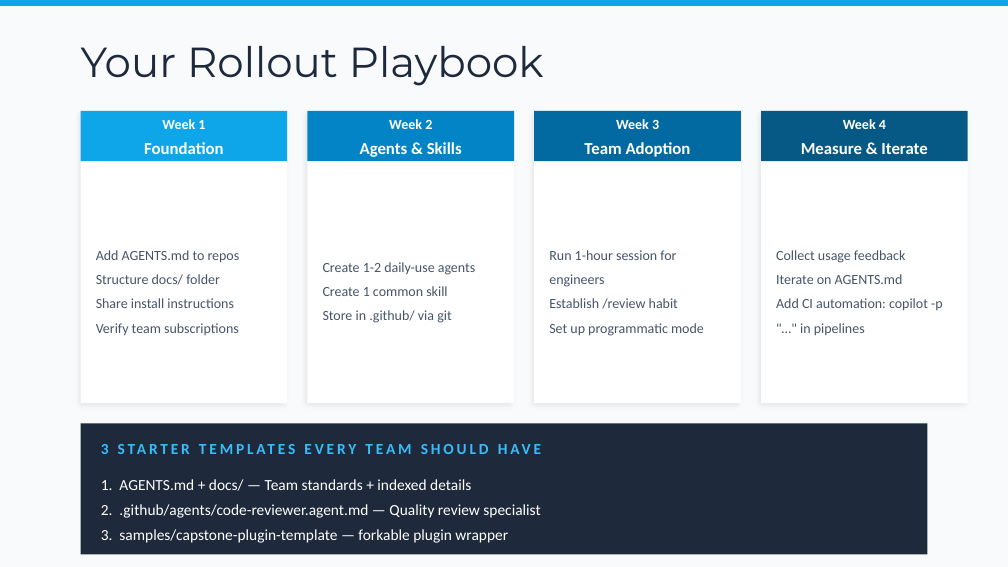
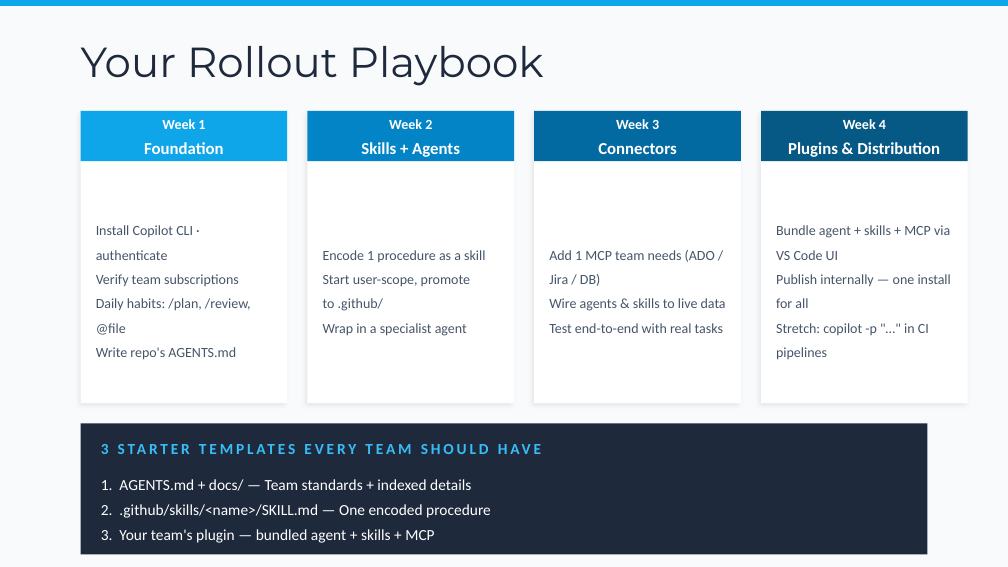
Before and after one commit to bubuding0809/copilot-cli-for-beginners, a slide deck: slide 21 of WORKSHOP-PRESENTATION.pptx. Drawn at 1008x567 pixels with LibreOffice and Linux fonts; fonts in the diff are those of the drawing. Boxes give left, top, right and bottom in pixels: in the first picture for what was removed or moved away, otherwise in the second. Text is boxed around its words. In the diff, an @@ line names an element or a change of style, - is before the commit and + after.

```diff
--- a/WORKSHOP-PRESENTATION.pptx
+++ b/WORKSHOP-PRESENTATION.pptx
@@ text at <box>361,142,460,157</box>: text changed @@
-Agents & Skills
+Skills + Agents
@@ text at <box>598,143,676,154</box>: text changed @@
-Team Adoption
+Connectors
@@ text at <box>788,142,940,157</box>: text changed @@
-Measure & Iterate
+Plugins & Distribution
@@ text at <box>96,225,193,260</box>: text changed @@
-Add AGENTS.md to repos
-Structure docs/ folder
-Share install instructions
+Install Copilot CLI · authenticate
@@ text at <box>776,225,951,360</box>: text changed @@
-Collect usage feedback
-Iterate on AGENTS.md
-Add CI automation: copilot -p "…" in pipelines
+Bundle agent + skills + MCP via VS Code UI
+Publish internally — one install for all
+Stretch: copilot -p "…" in CI pipelines
@@ text at <box>323,250,485,336</box>: text changed @@
-Create 1-2 daily-use agents
-Create 1 common skill
-Store in .github/ via git
+Encode 1 procedure as a skill
+Start user-scope, promote to .github/
+Wrap in a specialist agent
@@ text at <box>549,250,726,333</box>: text changed @@
-Run 1-hour session for engineers
-Establish /review habit
-Set up programmatic mode
+Add 1 MCP team needs (ADO / Jira / DB)
+Wire agents & skills to live data
+Test end-to-end with real tasks
@@ text at <box>96,298,251,360</box>: paragraphs added @@
+Daily habits: /plan, /review, @file
+Write repo's AGENTS.md
@@ text at <box>101,504,491,543</box>: text changed @@
-2. .github/agents/code-reviewer.agent.md — Quality review specialist
-3. samples/capstone-plugin-template — forkable plugin wrapper
+2. .github/skills/<name>/SKILL.md — One encoded procedure
+3. Your team's plugin — bundled agent + skills + MCP
```
Also in this commit, not shown: 6 other slides changed, 3 other files.
